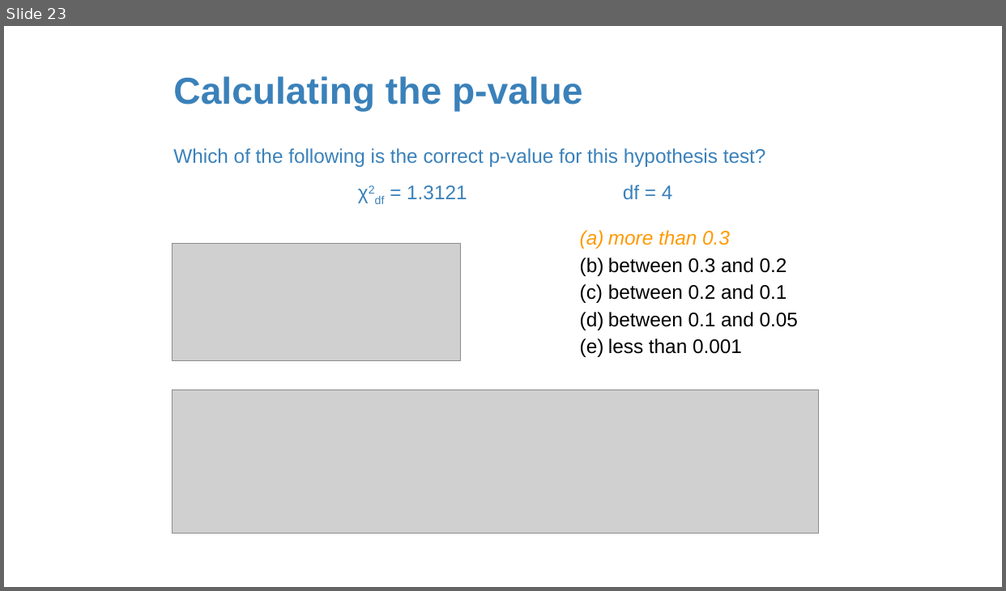
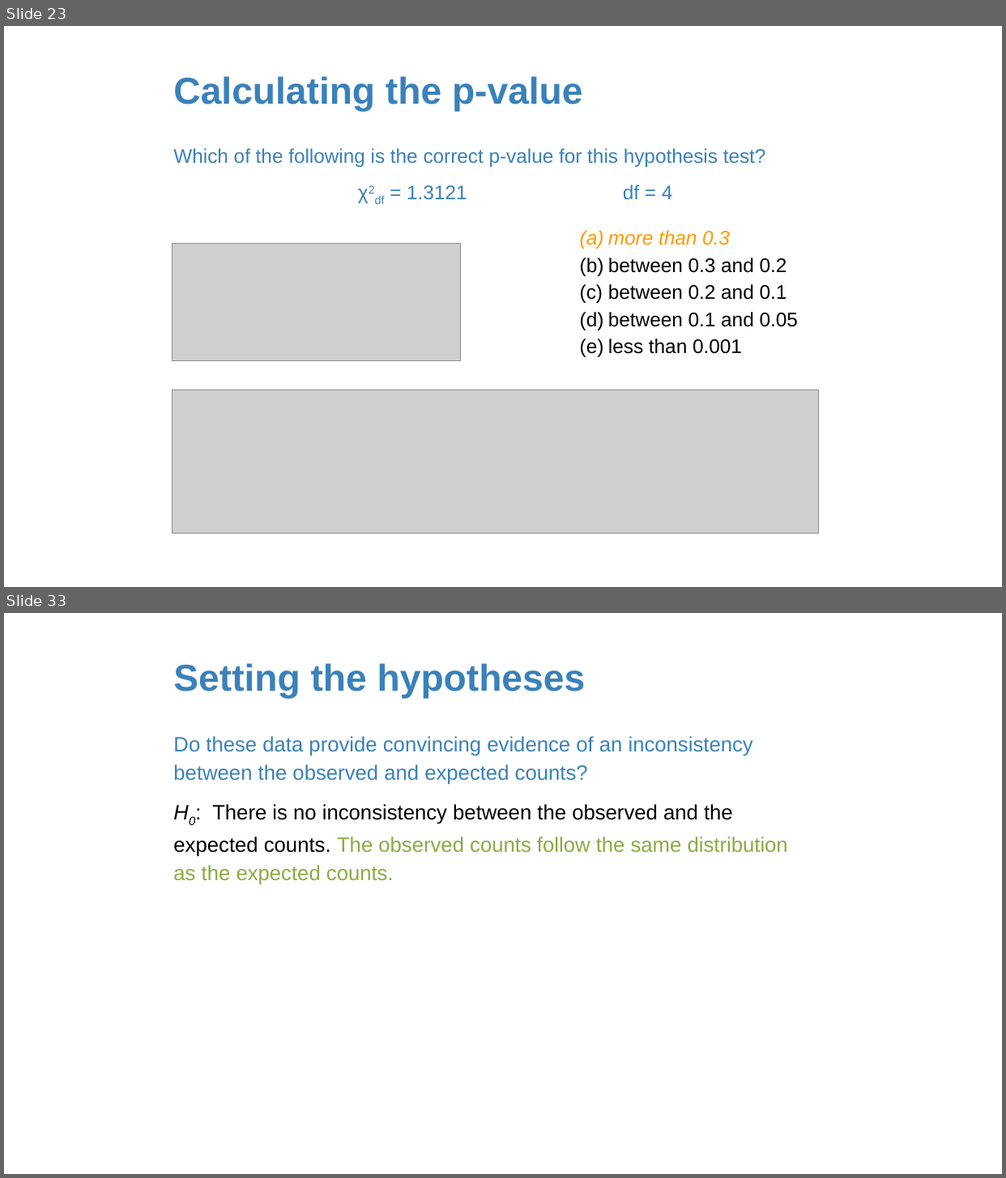
Before and after one commit to amosca01/MATH108-F23, a slide deck: slides/18-difference-many-proportions.pptx. Shown one above the other, each under a label of ours: slide 23 before the commit, slides 23 and 33 after it; the slides between them are not shown. The pictures are 1006x591 and 1006x1178 pixels, drawn with LibreOffice and Linux fonts; fonts in the diff are those of the drawing; grey boxes stand for pictures. Boxes give left, top, right and bottom in pixels: in the first picture for what was removed or moved away, otherwise in the second. Text is boxed around its words. In the diff, an @@ line names an element or a change of style, - is before the commit and + after.

```diff
--- a/slides/18-difference-many-proportions.pptx
+++ b/slides/18-difference-many-proportions.pptx
@@ slide 33 added at (4, 613, 1002, 1174), background #FFFFFF @@
@@ title added at (173, 663, 586, 699), 36 pt, text #3A81BA, bold @@
+Setting the hypotheses
@@ text added at (173, 736, 788, 885), 20 pt, text #3A81BA @@
+Do these data provide convincing evidence of an inconsistency between the observed and expected counts?
+H0: There is no inconsistency between the observed and the expected counts. The observed counts follow the same distribution as the expected counts.
```
Also in this commit, not shown: 82 other slides added, 7 other files.
